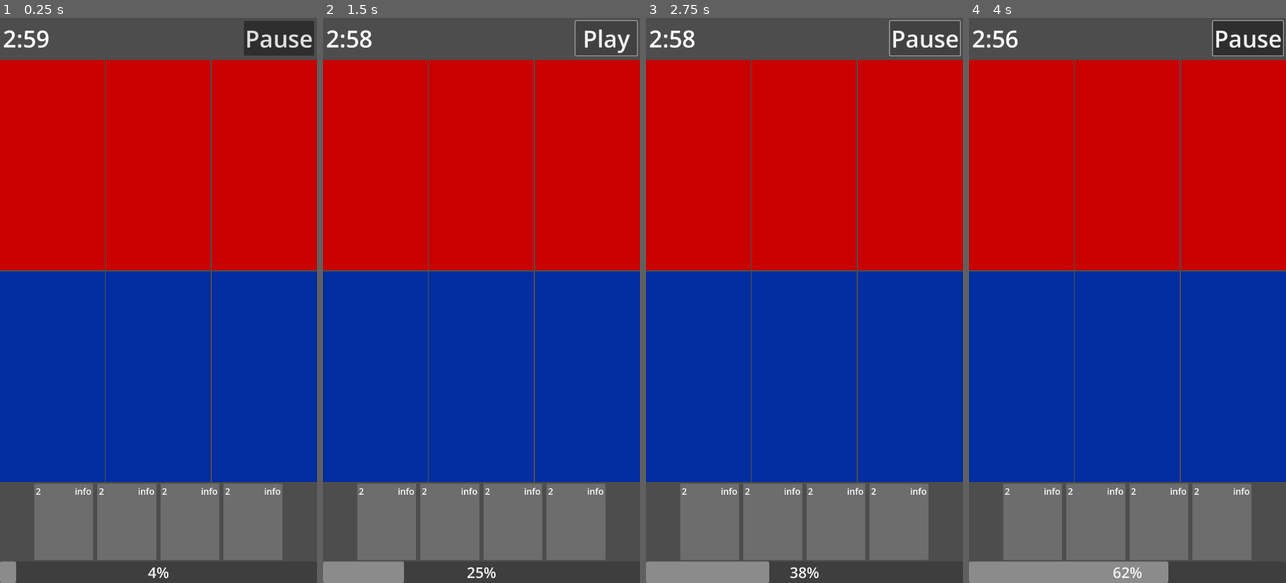
Above: before the commit, frames 1-4 (left to right).
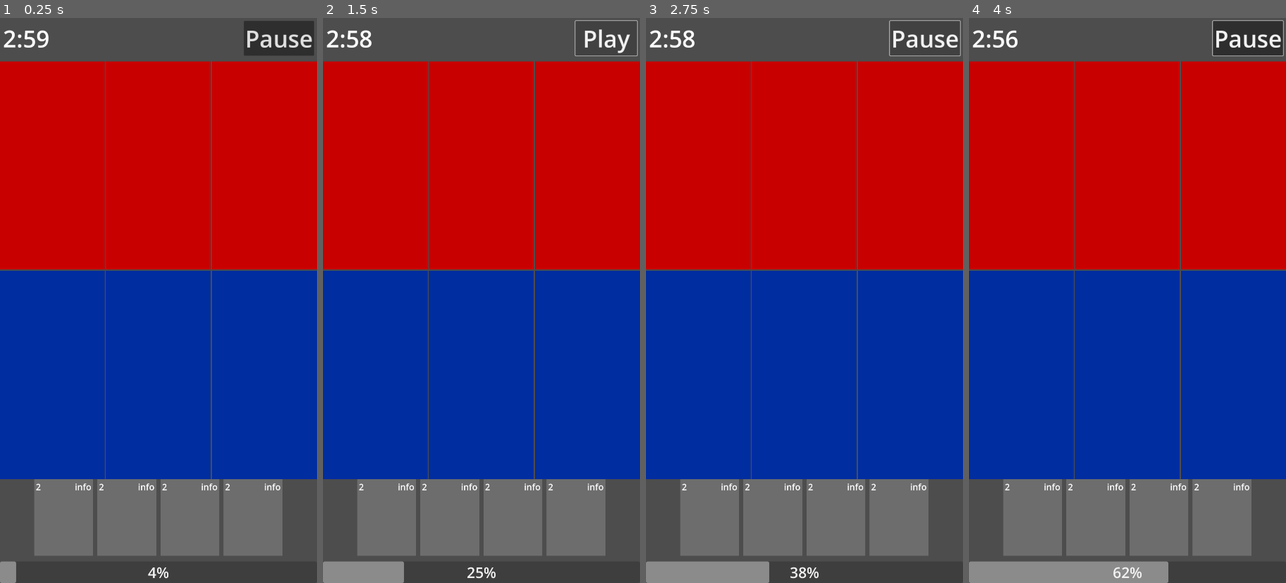
Above: after the commit, the same moments.

Repository: BerkZerker/CFG-Project
Game: Godot game, scene res://src/game/game.tscn
The game is run twice, just before and just after one commit, with the same random seed, the same clock (stepped at 60 frames per second) and the same inputs.
Inputs (mouse positions are in pixels of both pictures, inside the frame that each line leads up to):
- Up to frame 1 (0.25 s): no input
- Up to frame 2 (1.5 s): move the mouse to (551, 272) at 0.52 s; click (551, 272) at 0.67 s; click "Pause" at 1.25 s
- Up to frame 3 (2.75 s): click "Play" at 2 s
- Up to frame 4 (4 s): drag from (1064, 328) to (1111, 413) at 2.77 s; move the mouse to (1159, 176) at 3.52 s; click (1159, 176) at 3.67 s

The runs differ from the first frame. In frame 1, 2.1% of the frame differs, in the area x 0-100%, y 7-96%; in frame 2, 2.1%; in frame 3, 2.1%; in frame 4, 2.1%.

Commit message:
Card animations

Diff:
--- a/src/cards/card.tscn
+++ b/src/cards/card.tscn
@@ -46,12 +46,13 @@
 "times": PackedFloat32Array(0, 0.1),
 "transitions": PackedFloat32Array(1, 1),
 "update": 0,
-"values": [Vector2(1.1, 1.1), Vector2(1, 1)]
+"values": [Vector2(1.05, 1.05), Vector2(1, 1)]
 }
 
 [sub_resource type="Animation" id="Animation_pue4b"]
 resource_name = "selected"
 length = 0.15
+step = 0.05
 tracks/0/type = "value"
 tracks/0/imported = false
 tracks/0/enabled = true
@@ -62,7 +63,7 @@
 "times": PackedFloat32Array(0, 0.15),
 "transitions": PackedFloat32Array(1, 1),
 "update": 0,
-"values": [Vector2(1, 1), Vector2(1.1, 1.1)]
+"values": [Vector2(1, 1), Vector2(1.05, 1.05)]
 }
 
 [sub_resource type="AnimationLibrary" id="AnimationLibrary_7cnpu"]
@@ -76,8 +77,9 @@
 custom_minimum_size = Vector2(200, 260)
 layout_mode = 3
 anchors_preset = 0
+offset_top = -10.0
 offset_right = 200.0
-offset_bottom = 260.0
+offset_bottom = 250.0
 pivot_offset = Vector2(100, 130)
 mouse_filter = 1
 script = ExtResource("1_ius43")
--- a/src/game/game.tscn
+++ b/src/game/game.tscn
@@ -24,7 +24,7 @@
 anchor_bottom = 1.0
 grow_horizontal = 2
 grow_vertical = 2
-theme_override_constants/separation = 5
+theme_override_constants/separation = 10
 
 [node name="MarginContainer" type="MarginContainer" parent="VBoxContainer"]
 layout_mode = 2
